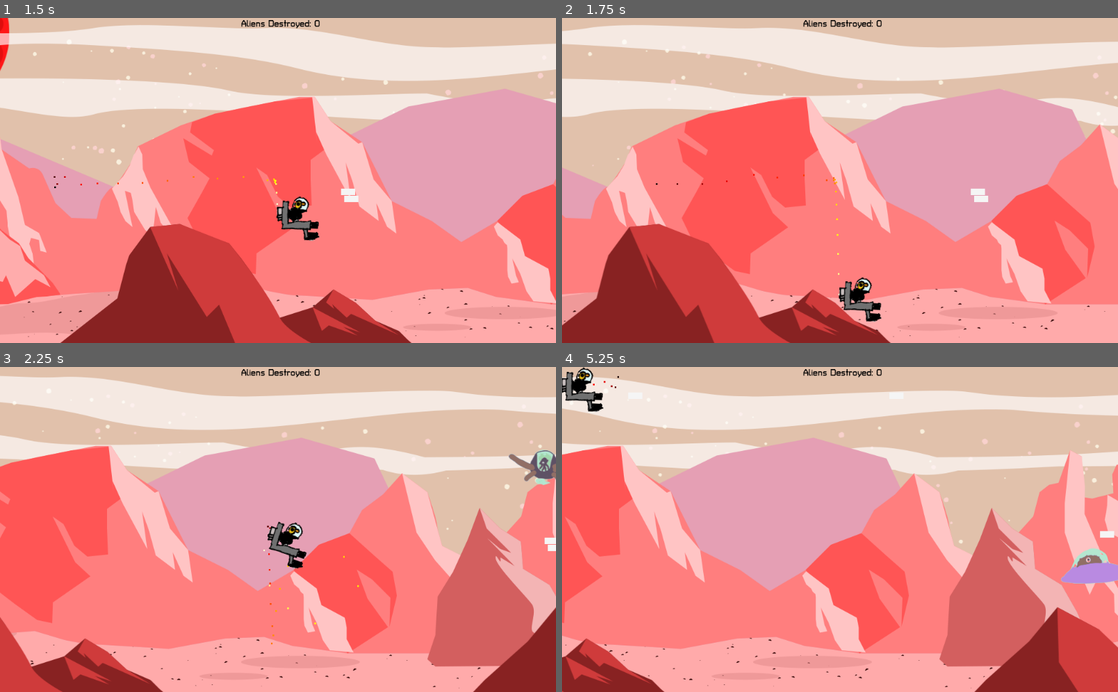
Above: before the commit, frames 1-4 (two rows, left to right).
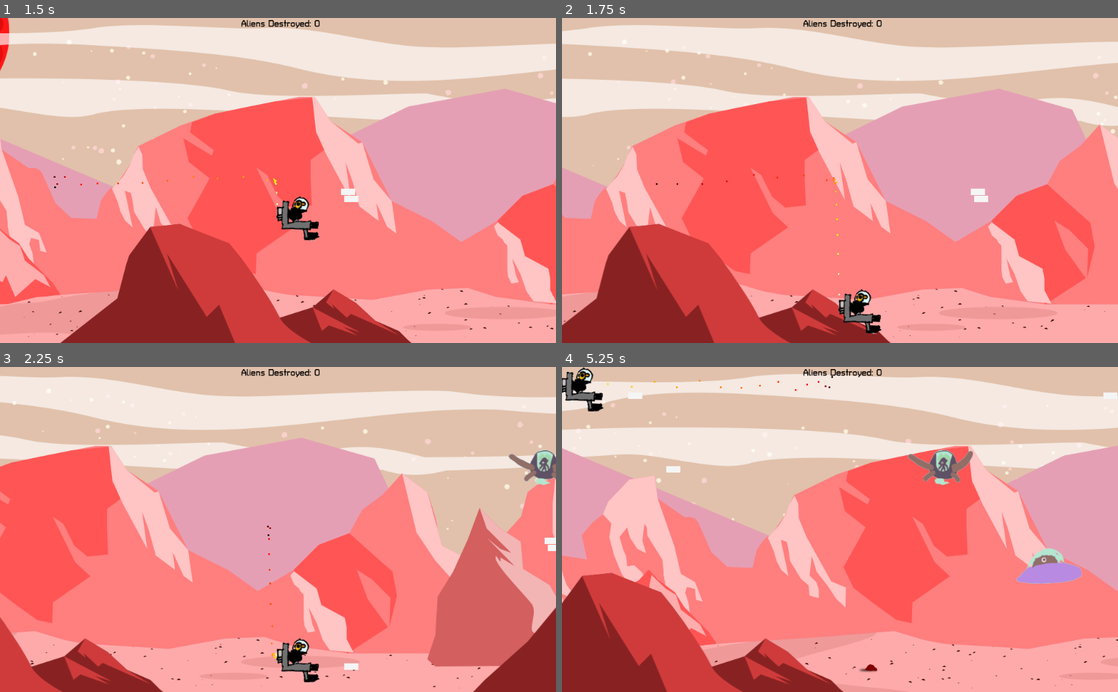
Above: after the commit, the same moments.

Repository: the-g-force/FamJam-January2021
Game: Godot game, scene res://src/Level.tscn
Two runs of this game, one before a commit and one after it. Both use one fixed random seed, a clock stepped at 60 frames per second and the inputs below.
Inputs (mouse positions are in pixels of both pictures, inside the frame that each line leads up to):
- Up to frame 1 (1.5 s): tap Enter at 0.5 s; hold D (move_right) 0.53-1.28 s; tap Space (fire) at 0.6, 1.35 s; hold S (move_down) from 1.28 s (still down)
- Up to frame 2 (1.75 s): keep holding S (move_down)
- Up to frame 3 (2.25 s): release S (move_down) at 2.03 s; hold D (move_right) from 2.03 s (still down); tap Space (fire) at 2.1 s
- Up to frame 4 (5.25 s): release D (move_right) at 2.75 s; click (867, 562) at 2.75 s, where only the run before the commit has a clickable "PlayAgain"; hold W (move_up) 3.53-4.28 s; tap Space (fire) at 3.6, 4.35, 5.1 s; hold A (move_left) from 4.28 s (still down)

Frame 1 is identical in both runs. In frame 2, 0.8% of the frame differs, in the area x 49-58%, y 79-98%; in frame 3, 1.2%; in frame 4, 68%, in the area x 0-100%, y 2-100%.

Commit message:
Remove kill y and prevent moving off bottom of screen

Diff:
--- a/project/src/Duck.gd
+++ b/project/src/Duck.gd
@@ -15,6 +15,8 @@
 onready var _bullet_spawn_point := $BulletSpawnPoint
 onready var _explosionfollow := $Explosionpath/PathFollow2D
 onready var _screen_size := get_viewport_rect().size
+onready var _max_y := _screen_size.y - 100
+
 
 
 func _physics_process(delta):
@@ -46,7 +48,7 @@
 
 		# Keep duck in playable area
 		position.x = clamp(position.x, 0, _screen_size.x/2)
-		position.y = clamp(position.y, 0, _screen_size.y)
+		position.y = clamp(position.y, 0, _max_y)
 
 		if Input.is_action_just_pressed("fire"):
 			var bullet : Node2D = _DuckBullet.instance()
--- a/project/src/Level.gd
+++ b/project/src/Level.gd
@@ -37,10 +37,5 @@
 	score += 1
 
 
-func _on_Ground_body_entered(body):
-	if body is Duck:
-		body.damage()
-
-
 func _on_Duck_death_complete():
 	_death_control.visible = true
--- a/project/src/Level.tscn
+++ b/project/src/Level.tscn
@@ -9,9 +9,6 @@
 [ext_resource path="res://assets/sky.png" type="Texture" id=7]
 [ext_resource path="res://assets/moon.png" type="Texture" id=8]
 [ext_resource path="res://src/DeathControl.tscn" type="PackedScene" id=9]
-
-[sub_resource type="RectangleShape2D" id=1]
-extents = Vector2( 556.391, 25 )
 
 [node name="Level" type="Node2D"]
 script = ExtResource( 2 )
@@ -55,19 +52,6 @@
 
 [node name="Aliens" type="Node2D" parent="."]
 
-[node name="Ground" type="Area2D" parent="."]
-position = Vector2( 529, 576 )
-__meta__ = {
-"_edit_group_": true,
-"_edit_lock_": true
-}
-
-[node name="CollisionShape2D" type="CollisionShape2D" parent="Ground"]
-shape = SubResource( 1 )
-__meta__ = {
-"_edit_lock_": true
-}
-
 [node name="Duck" parent="." instance=ExtResource( 3 )]
 position = Vector2( 118.391, 268 )
 
@@ -85,5 +69,4 @@
 [node name="DeathControl" parent="." instance=ExtResource( 9 )]
 visible = false
 [connection signal="timeout" from="Timer" to="." method="_on_Timer_timeout"]
-[connection signal="body_entered" from="Ground" to="." method="_on_Ground_body_entered"]
 [connection signal="death_complete" from="Duck" to="." method="_on_Duck_death_complete"]
Not shown: 1 places in project/src/Level.tscn that only renumber resources
